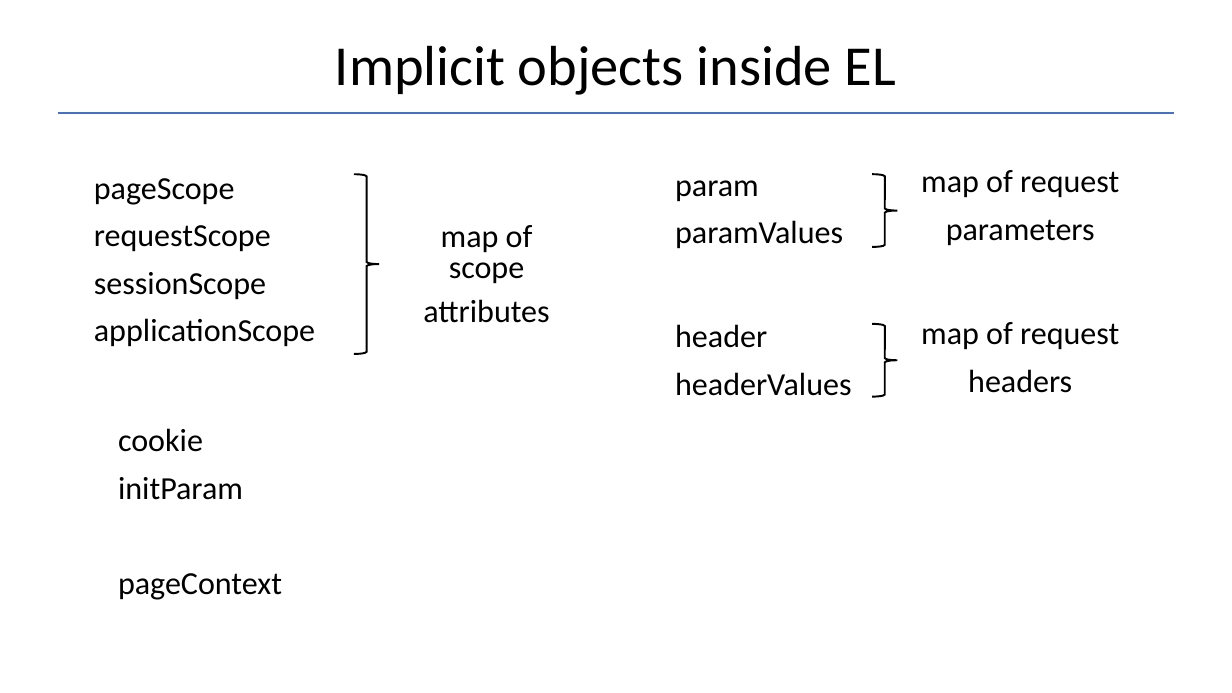
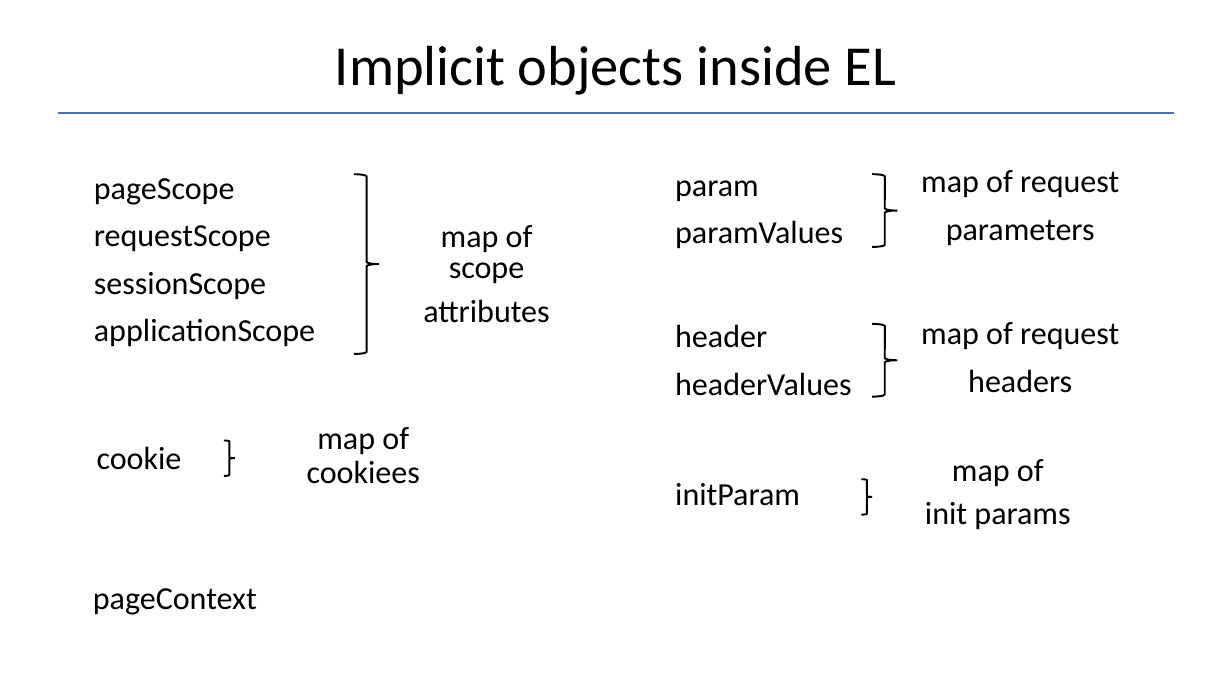
Before and after one commit to Garnik94/Levelup_presentations, a slide deck: slide 28 of Servlet/Servlet_Presentation.pptx. Drawn at 1232x693 pixels with LibreOffice and Linux fonts; fonts in the diff are those of the drawing. Boxes give left, top, right and bottom in pixels: in the first picture for what was removed or moved away, otherwise in the second. Text is boxed around its words. In the diff, an @@ line names an element or a change of style, - is before the commit and + after.

```diff
--- a/Servlet/Servlet_Presentation.pptx
+++ b/Servlet/Servlet_Presentation.pptx
@@ text "cookie": place and size @@
-text "cookie" at box(118, 428, 282, 600)
+text "cookie" at box(97, 446, 182, 470)
@@ right brace added at box(224, 441, 235, 476), outline #000000 1.5 pt @@
@@ text added at box(307, 427, 420, 484), 25 pt, text #000000 @@
+map of cookiees
@@ text at box(118, 477, 282, 600): paragraphs removed @@
-initParam
-pageContext
@@ text added at box(925, 459, 1070, 530), 25 pt, text #000000 @@
+map of
+init params
@@ text added at box(675, 483, 800, 506), 25 pt, text #000000 @@
+initParam
@@ right brace added at box(861, 480, 872, 515), outline #000000 1.5 pt @@
@@ text added at box(93, 588, 257, 615), 25 pt, text #000000 @@
+pageContext
```
Also in this commit, not shown: 3 other slides changed, 4 other files.
